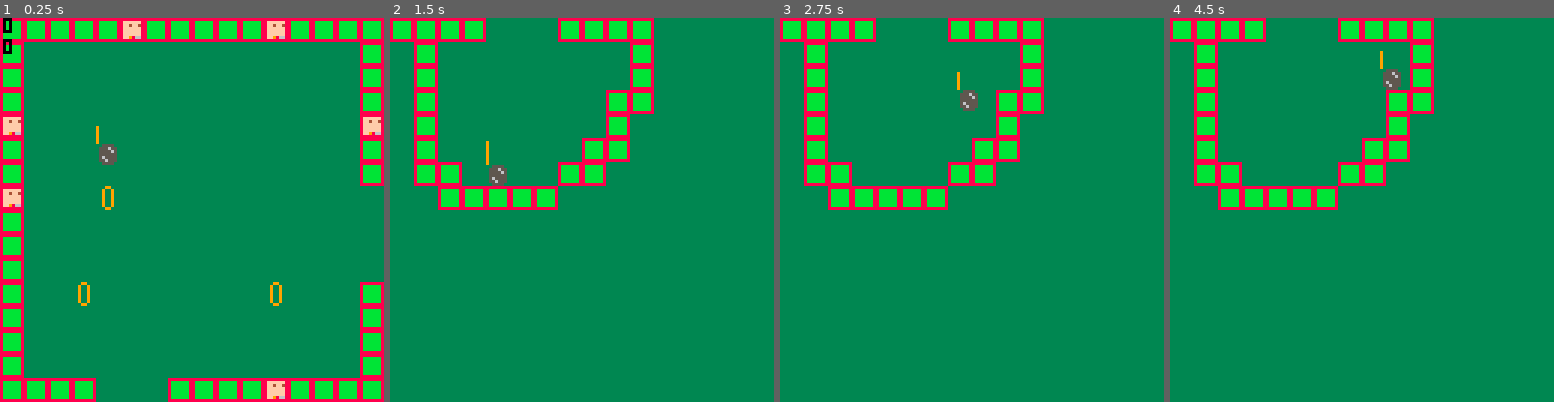
Above: before the commit, frames 1-4 (left to right).
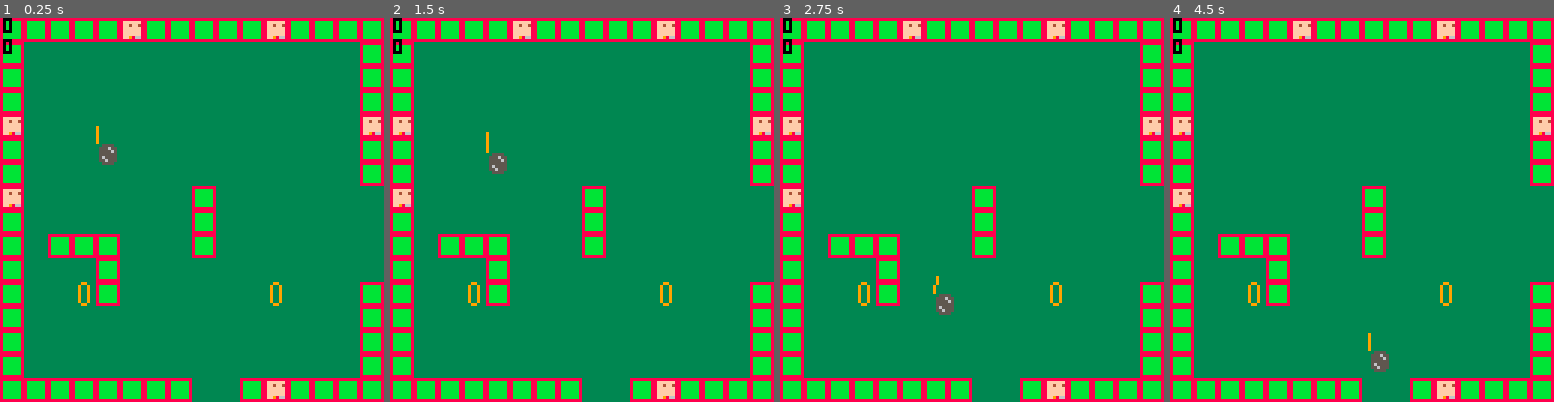
Above: after the commit, the same moments.

Repository: davidjtferguson/golf-escape
Game: PICO-8 cartridge golf_escape.p8
The game is run twice, just before and just after one commit, with the same random seed, the same clock (stepped at 60 frames per second) and the same inputs.
Inputs:
- Up to frame 1 (0.25 s): no input
- Up to frame 2 (1.5 s): tap X (X key) at 0.33, 1.07 s; tap O (Z key) at 0.7 s
- Up to frame 3 (2.75 s): hold Right 1.6-2.1 s; tap O (Z key) at 1.7, 2.1, 2.5 s; tap X (X key) at 1.85 s; hold Right from 2.47 s (still down)
- Up to frame 4 (4.5 s): tap O (Z key) every 0.4 s from 2.9 to 4.1 s; tap X (X key) at 2.97, 4.08 s; release Right at 3.03 s; hold Left 3.08-3.58 s; hold Right from 4.02 s (still down)

The runs differ from the first frame. In frame 1, 5.2% of the frame differs, in the area x 12-63%, y 43-100%; in frame 2, 30%; in frame 3, 30%, in the area x 0-100%, y 0-100%; in frame 4, 30%.

Commit message:
add swing decay pause

Diff:
--- a/golf_escape.p8
+++ b/golf_escape.p8
@@ -42,6 +42,7 @@
  swing={
   xvec=0,
   yvec=-1,
+  currdecaypause=0,
 
   --consts
   lowf=0.2,
@@ -49,6 +50,7 @@
   rotangle=1/24,
   btnf=0.1,
   decay=0.002,
+  decaypause=7,
  }
 
  swing.force=swing.lowf
@@ -105,6 +107,7 @@
  end
 
  if btnp(❎) then
+  swing.currdecaypause=swing.decaypause
   swing.force+=swing.btnf
 
   if swing.force>swing.highf then
@@ -112,8 +115,13 @@
   end
  end
 
- if swing.force>swing.lowf then
+ if swing.currdecaypause==0 and
+    swing.force>swing.lowf then
   swing.force-=swing.decay
+ end
+
+ if swing.currdecaypause>0 then
+  swing.currdecaypause-=1
  end
 
  if swing.force<swing.lowf then
@@ -168,13 +176,19 @@
 
  spr(2,av.x*8,av.y*8)
 
+ linecol=9
+
+ if swing.currdecaypause>0 then
+  linecol=10
+ end
+
  line(av.x*8,av.y*8,
   av.x*8+(swing.xvec*8*swing.force*3),
   av.y*8+(swing.yvec*8*swing.force*3),
-  9)
-
-
- print(xmap,1,0,0)
+  linecol)
+
+
+ print(swing.currdecaypause,1,0,0)
  print(ymap,1,7,0)
 
 end
@@ -341,16 +355,16 @@
 1000000000000000000000000000001001000001010000000000000000000001000000000000000000000000000000000000000000000000000000000000000000000000000000000000000000000000000000000000000000000000000000000000000000000000000000000000000000000000000000000000000000000000
 0100000000000000000000000000000101000000000000000000000001000001000000000000000000000000000000000000000000000000000000000000000000000000000000000000000000000000000000000000000000000000000000000000000000000000000000000000000000000000000000000000000000000000
 0100000000000000000000000000000101000000000000000000000000000001000000000000000000000000000000000000000000000000000000000000000000000000000000000000000000000000000000000000000000000000000000000000000000000000000000000000000000000000000000000000000000000000
-1000000020000000000000000000000000000000000000000000000000000001000000000000000000000000000000000000000000000000000000000000000000000000000000000000000000000000000000000000000000000000000000000000000000000000000000000000000000000000000000000000000000000000
-0100000000000000000000000000000000000000000000000000000000000001000000000000000000000000000000000000000000000000000000000000000000000000000000000000000000000000000000000000000000000000000000000000000000000000000000000000000000000000000000000000000000000000
-0100000000000000000000000000000000000000000000000101000000000001000000000000000000000000000000000000000000000000000000000000000000000000000000000000000000000000000000000000000000000000000000000000000000000000000000000000000000000000000000000000000000000000
-0100000000000000000000000000000000000000000000000000000000000001000000000000000000000000000000000000000000000000000000000000000000000000000000000000000000000000000000000000000000000000000000000000000000000000000000000000000000000000000000000000000000000000
-0100002000000000000000200000000101000000010100000000000000000001000000000000000000000000000000000000000000000000000000000000000000000000000000000000000000000000000000000000000000000000000000000000000000000000000000000000000000000000000000000000000000000000
-0100000000000000000000000000000101000000000000000000000000000001000000000000000000000000000000000000000000000000000000000000000000000000000000000000000000000000000000000000000000000000000000000000000000000000000000000000000000000000000000000000000000000000
-0100000000000000000000000000000101000000000000000000000000000001000000000000000000000000000000000000000000000000000000000000000000000000000000000000000000000000000000000000000000000000000000000000000000000000000000000000000000000000000000000000000000000000
-0100000000000000000000000000000101000000000000000000000000000001000000000000000000000000000000000000000000000000000000000000000000000000000000000000000000000000000000000000000000000000000000000000000000000000000000000000000000000000000000000000000000000000
-0101010100000001010101100101010101010101010101010101010101010101000000000000000000000000000000000000000000000000000000000000000000000000000000000000000000000000000000000000000000000000000000000000000000000000000000000000000000000000000000000000000000000000
-0101010100000001010101000000000000000000000000000000000000000000000000000000000000000000000000000000000000000000000000000000000000000000000000000000000000000000000000000000000000000000000000000000000000000000000000000000000000000000000000000000000000000000
+1000000000000000010000000000000000000000000000000000000000000001000000000000000000000000000000000000000000000000000000000000000000000000000000000000000000000000000000000000000000000000000000000000000000000000000000000000000000000000000000000000000000000000
+0100000000000000010000000000000000000000000000000000000000000001000000000000000000000000000000000000000000000000000000000000000000000000000000000000000000000000000000000000000000000000000000000000000000000000000000000000000000000000000000000000000000000000
+0100010101000000010000000000000000000000000000000101000000000001000000000000000000000000000000000000000000000000000000000000000000000000000000000000000000000000000000000000000000000000000000000000000000000000000000000000000000000000000000000000000000000000
+0100000001000000000000000000000000000000000000000000000000000001000000000000000000000000000000000000000000000000000000000000000000000000000000000000000000000000000000000000000000000000000000000000000000000000000000000000000000000000000000000000000000000000
+0100002001000000000000200000000101000000010100000000000000000001000000000000000000000000000000000000000000000000000000000000000000000000000000000000000000000000000000000000000000000000000000000000000000000000000000000000000000000000000000000000000000000000
+0100000000000000000000000000000101000000000000000000000000000001000000000000000000000000000000000000000000000000000000000000000000000000000000000000000000000000000000000000000000000000000000000000000000000000000000000000000000000000000000000000000000000000
+0100000000000000000000000000000101000000000000000000000000000001000000000000000000000000000000000000000000000000000000000000000000000000000000000000000000000000000000000000000000000000000000000000000000000000000000000000000000000000000000000000000000000000
+0100000000000000000000000000000101000000000000000000000000000001000000000000000000000000000000000000000000000000000000000000000000000000000000000000000000000000000000000000000000000000000000000000000000000000000000000000000000000000000000000000000000000000
+0101010101010101000001100101010101010101010101010101010101010101000000000000000000000000000000000000000000000000000000000000000000000000000000000000000000000000000000000000000000000000000000000000000000000000000000000000000000000000000000000000000000000000
+0101010100000001000001000000000000000000000000000000000000000000000000000000000000000000000000000000000000000000000000000000000000000000000000000000000000000000000000000000000000000000000000000000000000000000000000000000000000000000000000000000000000000000
 0001000000000000000001000000000000000000000000000000000000000000000000000000000000000000000000000000000000000000000000000000000000000000000000000000000000000000000000000000000000000000000000000000000000000000000000000000000000000000000000000000000000000000
 0001000000000000000001000000000000000000000000000000000000000000000000000000000000000000000000000000000000000000000000000000000000000000000000000000000000000000000000000000000000000000000000000000000000000000000000000000000000000000000000000000000000000000
 0001000000000000000101000000000000000000000000000000000000000000000000000000000000000000000000000000000000000000000000000000000000000000000000000000000000000000000000000000000000000000000000000000000000000000000000000000000000000000000000000000000000000000
